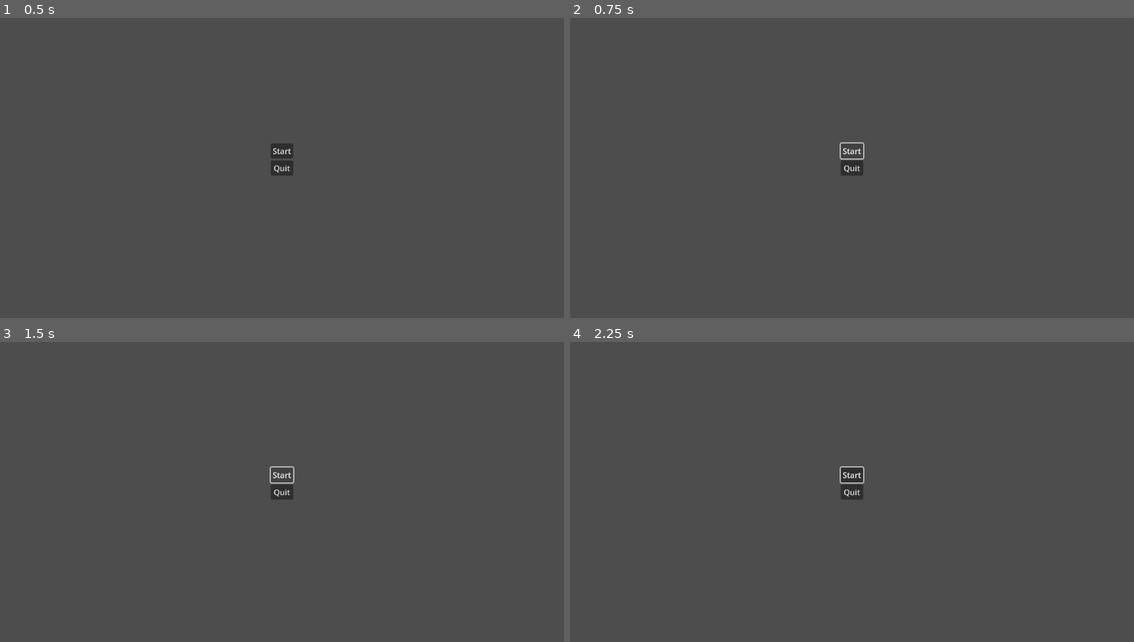
Above: before the commit, frames 1-4 (two rows, left to right).
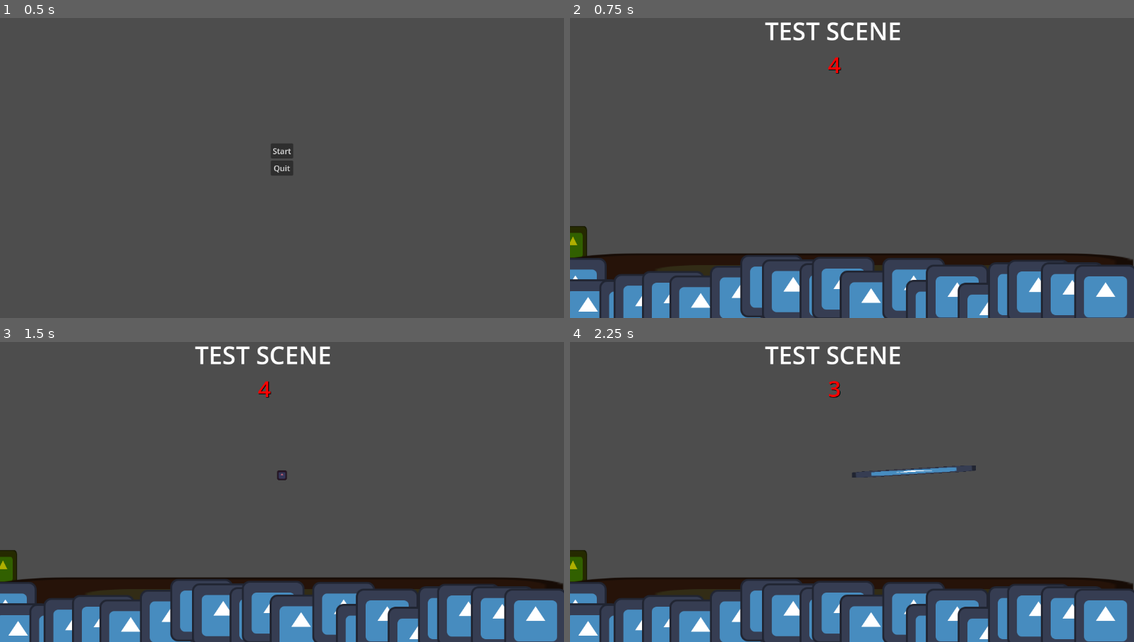
Above: after the commit, the same moments.

Repository: ubeslug/safety-first
Game: Godot game, scene res://scenes/menus/title.tscn
Same seed, same stepped clock (60 frames per second), same inputs: the game is played once before the commit and once after it. The project has no main scene, so this scene is started directly. The engine's default icon, where the game draws it, is replaced by a stand-in: a white triangle on a blue panel in a dark square.
Inputs (mouse positions are in pixels of both pictures, inside the frame that each line leads up to):
- Up to frame 1 (0.5 s): no input
- Up to frame 2 (0.75 s): click "Start" at 0.5 s
- Up to frame 3 (1.5 s): click (282, 474) at 1.25 s, where only the run before the commit has a clickable "Start"
- Up to frame 4 (2.25 s): tap Enter at 2 s; move the mouse to (976, 468) at 2.02 s; hold D (performer_right) from 2.03 s (still down); click (976, 468) at 2.17 s

Frame 1 is identical in both runs. In frame 2, 15% of the frame differs, in the area x 0-100%, y 1-100%; in frame 3, 15%; in frame 4, 16%.

Commit message:
menus and transitions

Diff:
--- /dev/null
+++ b/game_over.gd
@@ -0,0 +1,16 @@
+extends Node2D
+
+@export var ScoreLabel : Label
+@export var HighScoreLabel: Label
+
+@export_category("Scenes")
+@export_file(".tscn") var game_scene
+@export_file(".tscn") var title_scene
+
+func _on_try_again_pressed() -> void:
+	get_tree().change_scene_to_file(game_scene)
+
+
+
+func _on_quit_pressed() -> void:
+	get_tree().change_scene_to_file(title_scene)
--- a/project.godot
+++ b/project.godot
@@ -33,6 +33,11 @@
 "events": [Object(InputEventKey,"resource_local_to_scene":false,"resource_name":"","device":-1,"window_id":0,"alt_press …(191 unchanged characters)…
 ]
 }
+pause={
+"deadzone": 0.2,
+"events": [Object(InputEventKey,"resource_local_to_scene":false,"resource_name":"","device":-1,"window_id":0,"alt_pressed":false,"shift_pressed":false,"ctrl_pressed":false,"meta_pressed":false,"pressed":false,"keycode":0,"physical_keycode":4194305,"key_label":0,"unicode":0,"location":0,"echo":false,"script":null)
+]
+}
 
 [rendering]
 
--- a/scenes/Stage Hand/Tester.tscn
+++ b/scenes/Stage Hand/Tester.tscn
@@ -1,13 +1,15 @@
-[gd_scene load_steps=6 format=3 uid="uid://cn0gfwwcwuf80"]
+[gd_scene load_steps=7 format=3 uid="uid://cn0gfwwcwuf80"]
 
 [ext_resource type="Script" uid="uid://b1ecexb2fks0d" path="res://scripts/Stage Hand/GameController.gd" id="1_fxjpc"]
 [ext_resource type="PackedScene" uid="uid://bmwiwfbehbt4r" path="res://scenes/Stage Hand/trampoline_creator.tscn" id="2_fxjpc"]
 [ext_resource type="PackedScene" uid="uid://rfaugcw7u5i2" path="res://scenes/Stage Hand/Audience.tscn" id="3_v2wrt"]
 [ext_resource type="PackedScene" uid="uid://d1lhfjupp4y3i" path="res://scenes/Stage Hand/coin.tscn" id="4_2873m"]
-[ext_resource type="Texture2D" uid="uid://dvjvlqo82gc55" path="res://assets/icon.svg" id="5_m87nu"]
+[ext_resource type="Texture2D" uid="uid://dvjvlqo82gc55" path="res://icon.svg" id="5_m87nu"]
+[ext_resource type="PackedScene" uid="uid://ccob557l22wa8" path="res://scenes/menus/pause_overlay.tscn" id="6_n1c8w"]
 
 [node name="Tester" type="Node2D"]
 script = ExtResource("1_fxjpc")
+game_over_scene = "uid://cxhf7bbtqfb8b"
 
 [node name="CanvasLayer" type="CanvasLayer" parent="."]
 
@@ -31,8 +33,9 @@
 
 [node name="TrampolineCreator" parent="." instance=ExtResource("2_fxjpc")]
 
-[node name="Audience" parent="." instance=ExtResource("3_v2wrt")]
+[node name="Audience" parent="." node_paths=PackedStringArray("Ground") instance=ExtResource("3_v2wrt")]
 position = Vector2(1, 612)
+Ground = NodePath("../Ground")
 
 [node name="Coin" parent="Audience" instance=ExtResource("4_2873m")]
 position = Vector2(5, -114.015)
@@ -42,3 +45,6 @@
 position = Vector2(573, 580)
 scale = Vector2(9.02, 1)
 texture = ExtResource("5_m87nu")
+
+[node name="PauseOverlay" parent="." instance=ExtResource("6_n1c8w")]
+title_scene = "uid://cwdkuji0ariaj"
--- a/scenes/Stage Hand/coin.tscn
+++ b/scenes/Stage Hand/coin.tscn
@@ -1,6 +1,6 @@
 [gd_scene load_steps=3 format=3 uid="uid://d1lhfjupp4y3i"]
 
-[ext_resource type="Texture2D" uid="uid://dvjvlqo82gc55" path="res://assets/icon.svg" id="1_mgapg"]
+[ext_resource type="Texture2D" uid="uid://dvjvlqo82gc55" path="res://icon.svg" id="1_mgapg"]
 
 [sub_resource type="RectangleShape2D" id="RectangleShape2D_0uhtj"]
 size = Vector2(58, 76)
--- a/scenes/menus/game_over.gd
+++ /dev/null
@@ -1,12 +0,0 @@
-extends Node2D
-
-@export var ScoreLabel : Label
-@export var HighScoreLabel: Label
-
-
-func _on_try_again_pressed() -> void:
-	pass # Replace with function body.
-
-
-func _on_quit_pressed() -> void:
-	pass # Replace with function body.
--- a/scenes/menus/game_over.tscn
+++ b/scenes/menus/game_over.tscn
@@ -1,11 +1,13 @@
-[gd_scene load_steps=2 format=3 uid="uid://dj3odl7kxv5sb"]
+[gd_scene load_steps=2 format=3 uid="uid://cxhf7bbtqfb8b"]
 
-[ext_resource type="Script" uid="uid://cls30of7walbq" path="res://scenes/menus/game_over.gd" id="1_ujjcl"]
+[ext_resource type="Script" uid="uid://cls30of7walbq" path="res://game_over.gd" id="1_ujjcl"]
 
 [node name="GameOver" type="Node2D" node_paths=PackedStringArray("ScoreLabel", "HighScoreLabel")]
 script = ExtResource("1_ujjcl")
 ScoreLabel = NodePath("CanvasLayer/VBoxContainer/ScoreLabel")
 HighScoreLabel = NodePath("CanvasLayer/VBoxContainer/HighScoreLabel")
+game_scene = "uid://cn0gfwwcwuf80"
+title_scene = "uid://cwdkuji0ariaj"
 
 [node name="CanvasLayer" type="CanvasLayer" parent="."]
 
@@ -41,7 +43,7 @@
 
 [node name="Quit" type="Button" parent="CanvasLayer/VBoxContainer"]
 layout_mode = 2
-text = "Quit"
+text = "Back to Title Screen"
 
 [connection signal="pressed" from="CanvasLayer/VBoxContainer/TryAgain" to="." method="_on_try_again_pressed"]
 [connection signal="pressed" from="CanvasLayer/VBoxContainer/Quit" to="." method="_on_quit_pressed"]
--- /dev/null
+++ b/scenes/menus/pause_overlay.tscn
@@ -0,0 +1,48 @@
+[gd_scene load_steps=2 format=3 uid="uid://ccob557l22wa8"]
+
+[ext_resource type="Script" uid="uid://c4ef20lmfsg57" path="res://scripts/pause_overlay.gd" id="1_d6yq4"]
+
+[node name="PauseOverlay" type="Control" node_paths=PackedStringArray("menu_container")]
+process_mode = 3
+modulate = Color(1, 1, 1, 0)
+layout_mode = 3
+anchors_preset = 0
+script = ExtResource("1_d6yq4")
+menu_container = NodePath("CanvasLayer/VBoxContainer")
+
+[node name="CanvasLayer" type="CanvasLayer" parent="."]
+
+[node name="VBoxContainer" type="VBoxContainer" parent="CanvasLayer"]
+visible = false
+anchors_preset = 8
+anchor_left = 0.5
+anchor_top = 0.5
+anchor_right = 0.5
+anchor_bottom = 0.5
+offset_left = -20.0
+offset_top = -20.0
+offset_right = 20.0
+offset_bottom = 20.0
+grow_horizontal = 2
+grow_vertical = 2
+
+[node name="PauseLabel" type="Label" parent="CanvasLayer/VBoxContainer"]
+layout_mode = 2
+text = "Paused"
+horizontal_alignment = 1
+
+[node name="ResumeButton" type="Button" parent="CanvasLayer/VBoxContainer"]
+layout_mode = 2
+text = "Resume"
+
+[node name="RestartButton" type="Button" parent="CanvasLayer/VBoxContainer"]
+layout_mode = 2
+text = "Restart"
+
+[node name="MainMenuButton" type="Button" parent="CanvasLayer/VBoxContainer"]
+layout_mode = 2
+text = "Back to Main Menu"
+
+[connection signal="pressed" from="CanvasLayer/VBoxContainer/ResumeButton" to="." method="_on_resume_button_pressed"]
+[connection signal="pressed" from="CanvasLayer/VBoxContainer/RestartButton" to="." method="_on_restart_button_pressed"]
+[connection signal="pressed" from="CanvasLayer/VBoxContainer/MainMenuButton" to="." method="_on_main_menu_button_pressed"]
--- a/scenes/menus/title.tscn
+++ b/scenes/menus/title.tscn
@@ -1,6 +1,10 @@
-[gd_scene format=3 uid="uid://cwdkuji0ariaj"]
+[gd_scene load_steps=2 format=3 uid="uid://cwdkuji0ariaj"]
+
+[ext_resource type="Script" uid="uid://lnv5d0j2eu3l" path="res://scripts/title.gd" id="1_pcubs"]
 
 [node name="Title" type="Node2D"]
+script = ExtResource("1_pcubs")
+game_scene = "uid://cn0gfwwcwuf80"
 
 [node name="CanvasLayer" type="CanvasLayer" parent="."]
 
@@ -24,3 +28,6 @@
 [node name="quit" type="Button" parent="CanvasLayer/VBoxContainer"]
 layout_mode = 2
 text = "Quit"
+
+[connection signal="pressed" from="CanvasLayer/VBoxContainer/start" to="." method="_on_start_pressed"]
+[connection signal="pressed" from="CanvasLayer/VBoxContainer/quit" to="." method="_on_quit_pressed"]
--- a/scenes/performer/performer.tscn
+++ b/scenes/performer/performer.tscn
@@ -33,13 +33,11 @@
 [node name="PerformerFall" type="Node" parent="StateMachine" node_paths=PackedStringArray("character")]
 script = ExtResource("4_epx6r")
 character = NodePath("../..")
-metadata/_custom_type_script = "uid://rfigvb0yxlp4"
 
 [node name="PerformerJump" type="Node" parent="StateMachine" node_paths=PackedStringArray("character")]
 script = ExtResource("6_imuhs")
 character = NodePath("../..")
 jump_velocity = 400.0
-metadata/_custom_type_script = "uid://daf4h054qht6y"
 
 [node name="Visuals" type="Node2D" parent="."]
 
--- a/scripts/Stage Hand/Audience.gd
+++ b/scripts/Stage Hand/Audience.gd
@@ -2,7 +2,7 @@
 
 @export var AudienceMember: Texture2D
 @export var Coin: Resource
-@export var Ground: Resource
+@export var Ground: Sprite2D#Resource
 
 @onready var Group = $Group
 
--- a/scripts/Stage Hand/GameController.gd
+++ b/scripts/Stage Hand/GameController.gd
@@ -1,7 +1,9 @@
 extends Node
 
 @onready var timeText: Label = $CanvasLayer/TimeLeft
-var timeLeft = 60
+var timeLeft = 5
+
+@export_file() var game_over_scene
 
 func _process(delta: float) -> void:
 	TimeDecrease(delta)
@@ -10,4 +12,5 @@
 	timeLeft -= delta;
 	timeText.text = str(int(timeLeft))
 	if(timeLeft <= 0):
-		pass
+		#get_tree().unload_current_scene()
+		get_tree().change_scene_to_file(game_over_scene)
--- /dev/null
+++ b/scripts/pause_overlay.gd
@@ -0,0 +1,33 @@
+extends Control
+
+@export_file(".tscn") var title_scene
+
+@export var menu_container: VBoxContainer
+
+func resume() -> void:
+	get_tree().paused = false
+	menu_container.visible = false
+
+func pause() -> void:
+	get_tree().paused = true
+	menu_container.visible = true
+
+func _unhandled_key_input(event: InputEvent) -> void:
+	if Input.is_action_just_pressed("pause"):
+		if get_tree().paused == false:
+			pause()
+		else:
+			resume()
+
+func _on_resume_button_pressed() -> void:
+	resume()
+
+
+func _on_restart_button_pressed() -> void:
+	resume()
+	get_tree().reload_current_scene()
+
+
+func _on_main_menu_button_pressed() -> void:
+	resume()
+	get_tree().change_scene_to_file(title_scene)
--- /dev/null
+++ b/scripts/title.gd
@@ -0,0 +1,10 @@
+extends Node2D
+
+@export_file(".tscn") var game_scene
+
+func _on_start_pressed() -> void:
+	get_tree().change_scene_to_file(game_scene)
+
+
+func _on_quit_pressed() -> void:
+	get_tree().quit()
Renamed: scenes/menus/game_over.gd.uid -> game_over.gd.uid
Not shown: 1 places in scenes/performer/performer.tscn that only renumber resources
Not shown, added: scripts/pause_overlay.gd.uid
Not shown, added: scripts/title.gd.uid
